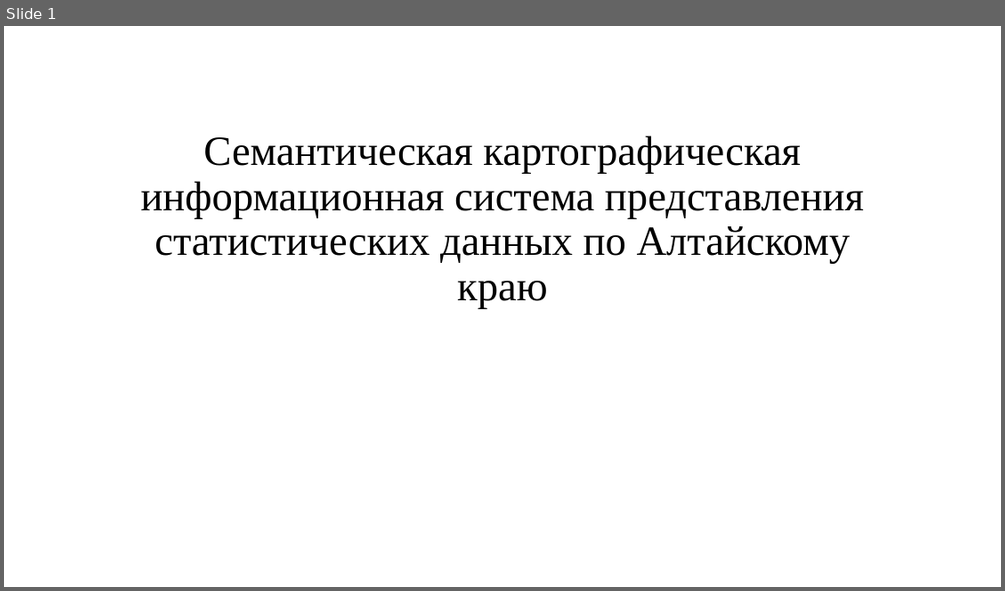
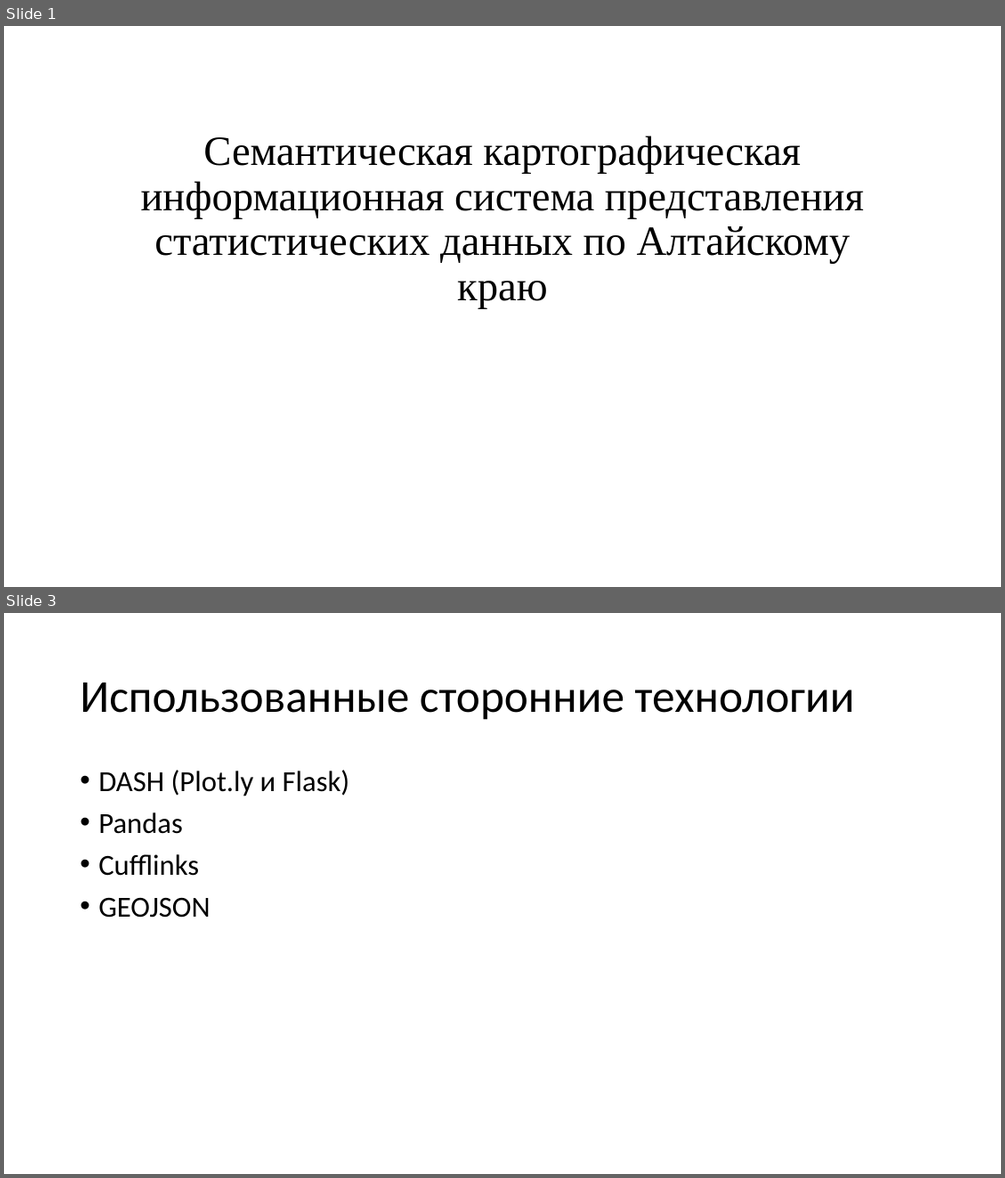
Before and after one commit to egorserdyuk/Diploma, a slide deck: stats/Семантическая картографическая информационная система представления статистических данных по.pptx. Shown one above the other, each under a label of ours: slide 1 before the commit, slides 1 and 3 after it; the slides between them are not shown. The pictures are 1005x591 and 1005x1178 pixels, drawn with LibreOffice and Linux fonts; fonts in the diff are those of the drawing. Boxes give left, top, right and bottom in pixels: in the first picture for what was removed or moved away, otherwise in the second. Text is boxed around its words. In the diff, an @@ line names an element or a change of style, - is before the commit and + after.

```diff
--- a/stats/Семантическая картографическая информационная система представления статистических данных по.pptx
+++ b/stats/Семантическая картографическая информационная система представления статистических данных по.pptx
@@ slide 3 added at (4, 613, 1001, 1174), background #FFFFFF @@
@@ title added at (80, 682, 855, 720), 44 pt, text #000000 @@
+Использованные сторонние технологии
@@ text added at (98, 770, 350, 917), 28 pt, text #000000 @@
+• DASH (Plot.ly и Flask)
+• Pandas
+• Cufflinks
+• GEOJSON
```
Also in this commit, not shown: 8 other slides added, 9 slides removed.
